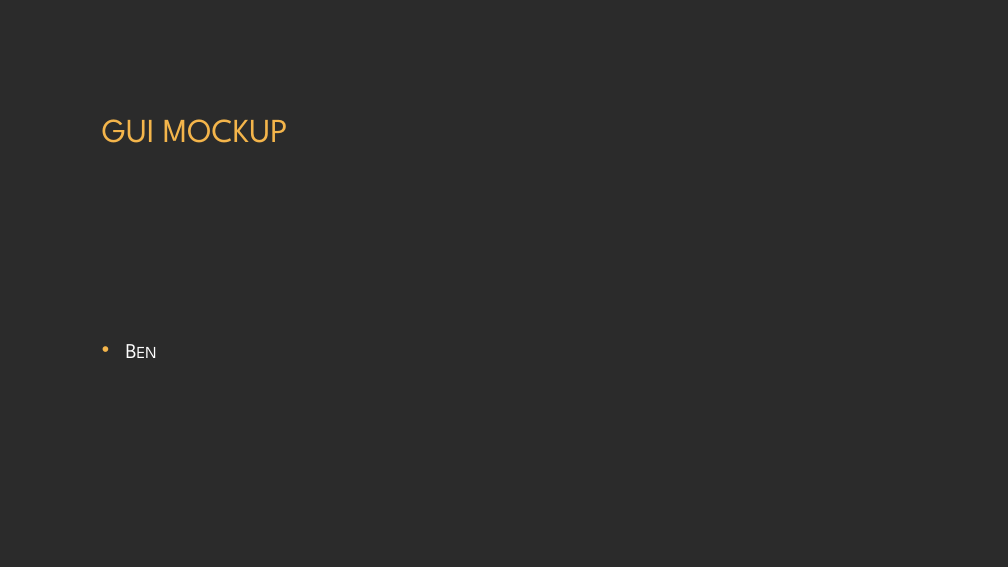
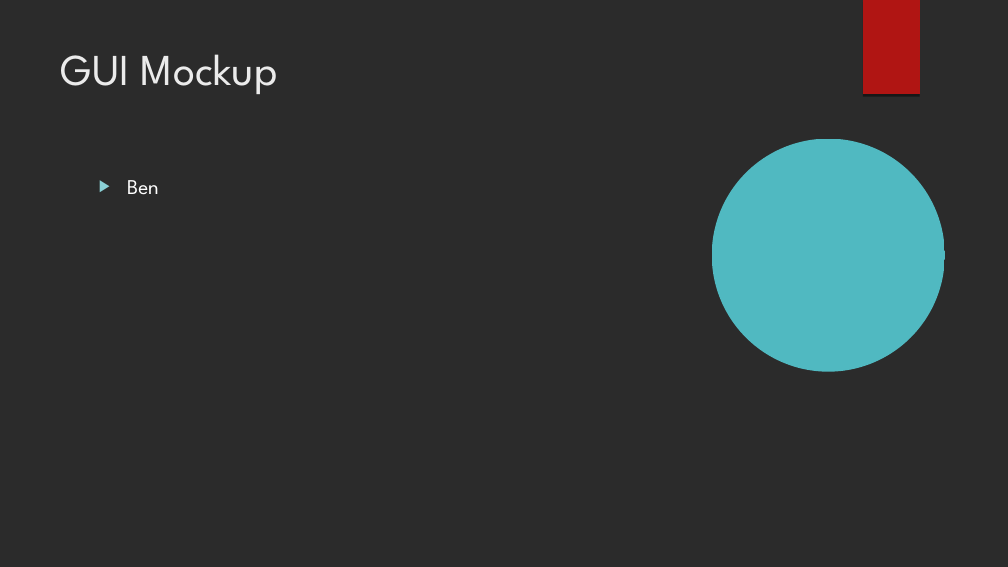
Before and after one commit to BenB33/ProfessionalismTeam2, a slide deck: slide 7 of PIM – Phase 1.odp. Drawn at 1008x567 pixels with LibreOffice and Linux fonts; fonts in the diff are those of the drawing; background and template pictures are left out; a plain dark background stands for a picture behind light text. Boxes give left, top, right and bottom in pixels: in the first picture for what was removed or moved away, otherwise in the second. Text is boxed around its words. In the diff, an @@ line names an element or a change of style, - is before the commit and + after.

```diff
--- a/PIM – Phase 1.odp
+++ b/PIM – Phase 1.odp
@@ freeform shape added at <box>863,0,920,95</box>, fill #B01513 @@
@@ title "GUI Mockup" at <box>61,54,278,94</box>: vertical alignment middle to top @@
@@ title at <box>61,54,278,94</box>: text changed; size 32 to 42 pt; text colour #F4B54B to #EBEBEB @@
-GUI MOCKUP
+GUI Mockup
@@ freeform shape added at <box>712,138,944,371</box>, fill #50B9C1 @@
@@ text "Ben": place and size @@
-text "Ben" at <box>95,221,913,479</box>
+text "Ben" at <box>127,180,159,195</box>
@@ text "Ben" at <box>127,180,159,195</box>: small capitals off; bullet • to ▶; less space between paragraphs; bullet colour #F4B54B to #8AD0D6; vertical alignment middle to top @@
```
Also in this commit, not shown: 7 other slides changed, 5 slides added, 5 slides removed, 1 other file.
